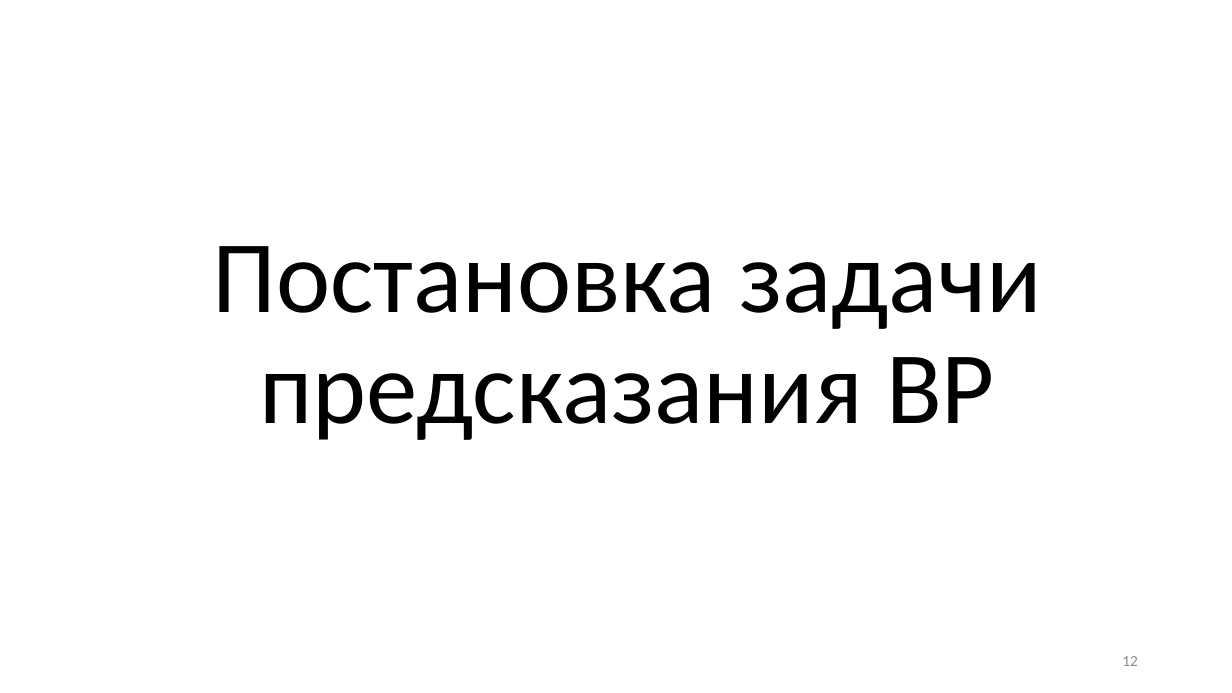
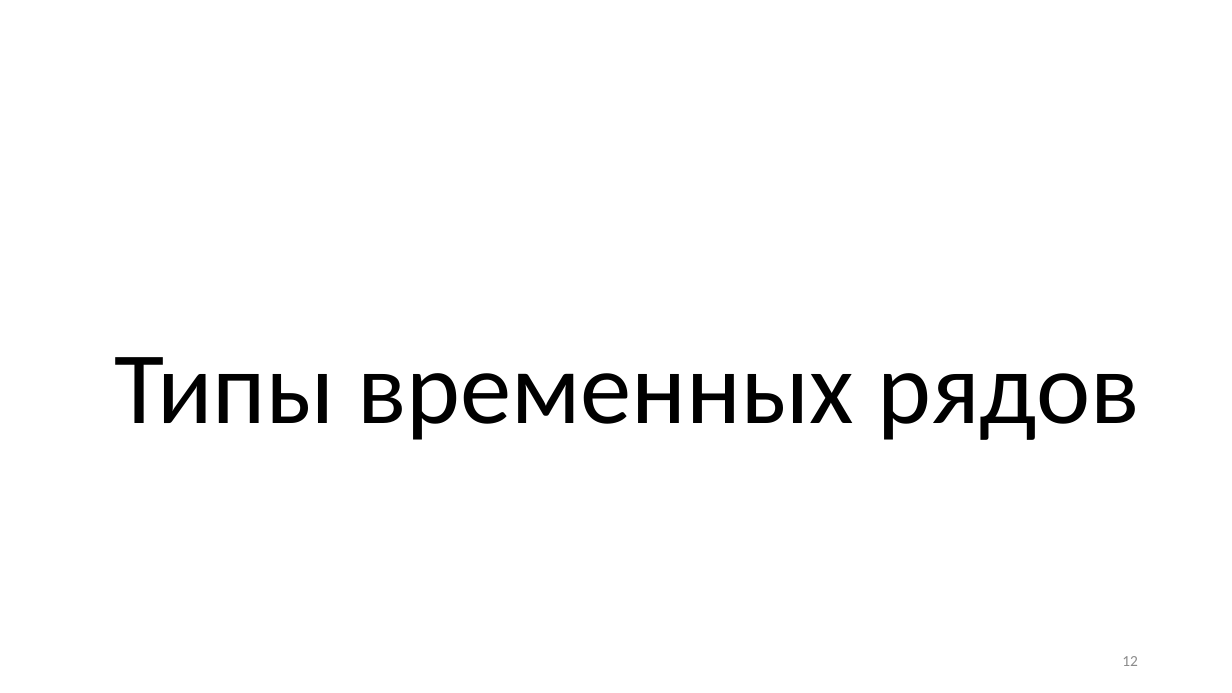
Before and after one commit to MVRonkin/TimeSeriesCourse, a slide deck: slide 12 of 2025/01-1 Введение в АВР.pptx. Drawn at 1232x693 pixels with LibreOffice and Linux fonts; fonts in the diff are those of the drawing. Boxes give left, top, right and bottom in pixels: in the first picture for what was removed or moved away, otherwise in the second. Text is boxed around its words. In the diff, an @@ line names an element or a change of style, - is before the commit and + after.

```diff
--- a/2025/01-1 Введение в АВР.pptx
+++ b/2025/01-1 Введение в АВР.pptx
@@ title at (x1=115, y1=357, x2=1139, y2=440): text changed @@
-Постановка задачи предсказания ВР
+Типы временных рядов
```
Also in this commit, not shown: 2 other slides changed, 15 other files.
